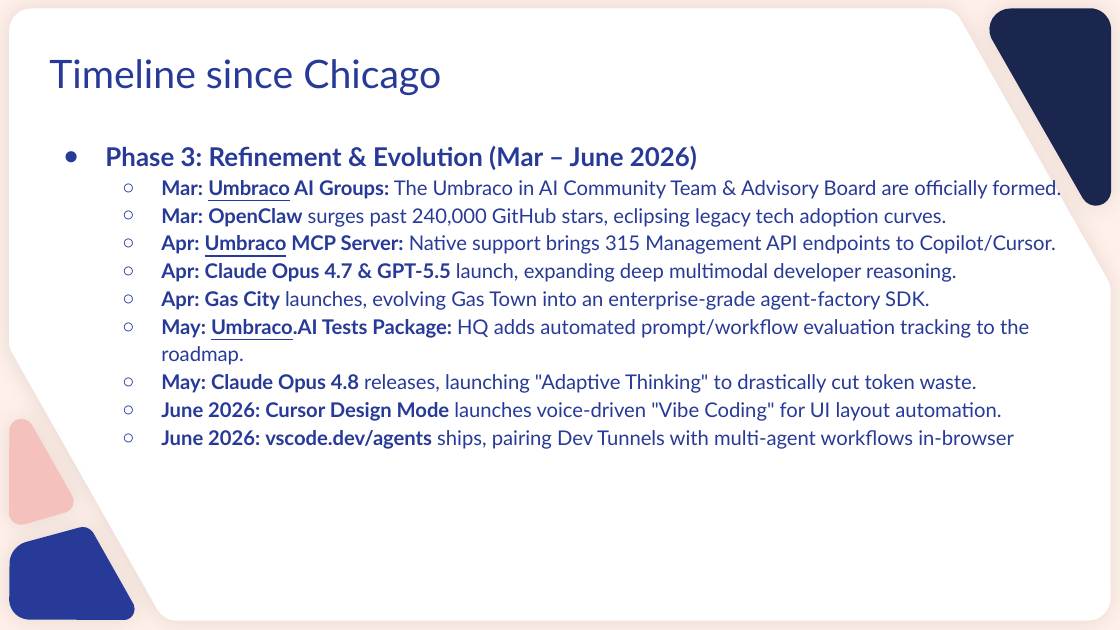
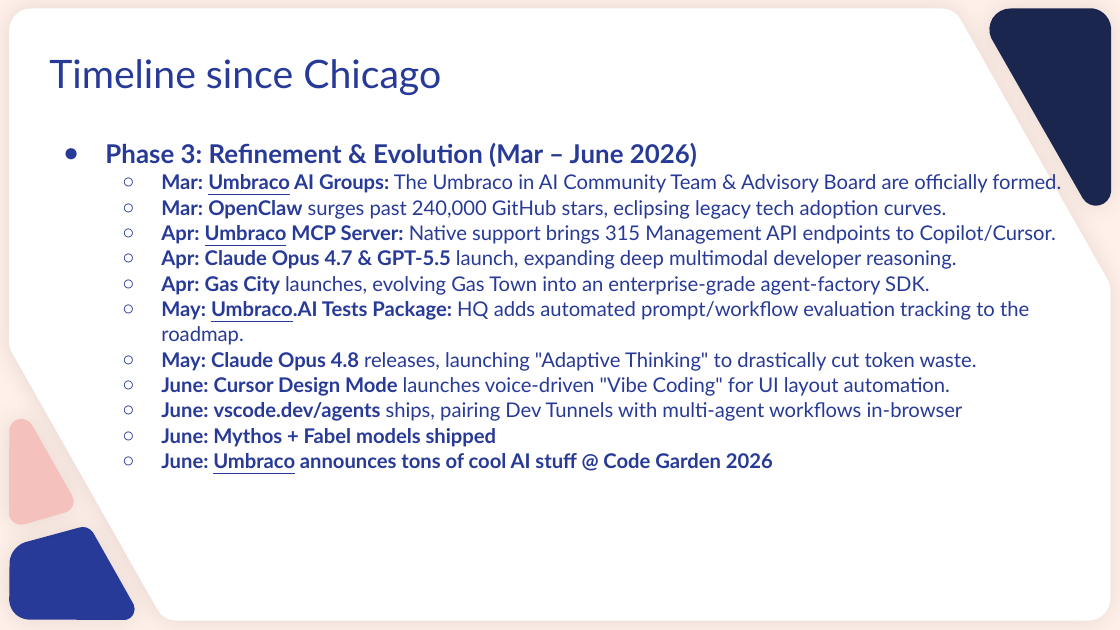
Before and after one commit to Shazwazza/UmbracoAI, a slide deck: slide 7 of Umbraco Codegarden 2026 Slides Template.pptx (slide 5 before the commit). Drawn at 1120x630 pixels with LibreOffice and Linux fonts; fonts in the diff are those of the drawing; background and template pictures are left out. Boxes give left, top, right and bottom in pixels: in the first picture for what was removed or moved away, otherwise in the second. Text is boxed around its words. In the diff, an @@ line names an element or a change of style, - is before the commit and + after.

Commit message:
updated to latest presentation file

```diff
--- a/Umbraco Codegarden 2026 Slides Template.pptx
+++ b/Umbraco Codegarden 2026 Slides Template.pptx
@@ text at [105,143,1061,371]: line spacing 1.15 to 1.05 @@
@@ text at [161,377,963,468]: text changed; bold on @@
-  ○ June 2026: Cursor Design Mode launches voice-driven "Vibe Coding" for UI layout automation.
-  ○ June 2026: vscode.dev/agents ships, pairing Dev Tunnels with multi-agent workflows in-browser
+  ○ June: Cursor Design Mode launches voice-driven "Vibe Coding" for UI layout automation.
+  ○ June: vscode.dev/agents ships, pairing Dev Tunnels with multi-agent workflows in-browser
+  ○ June: Mythos + Fabel models shipped
+  ○ June: Umbraco announces tons of cool AI stuff @ Code Garden 2026
```
Also in this commit, not shown: 4 other slides changed, 23 slides added, 7 slides removed.
